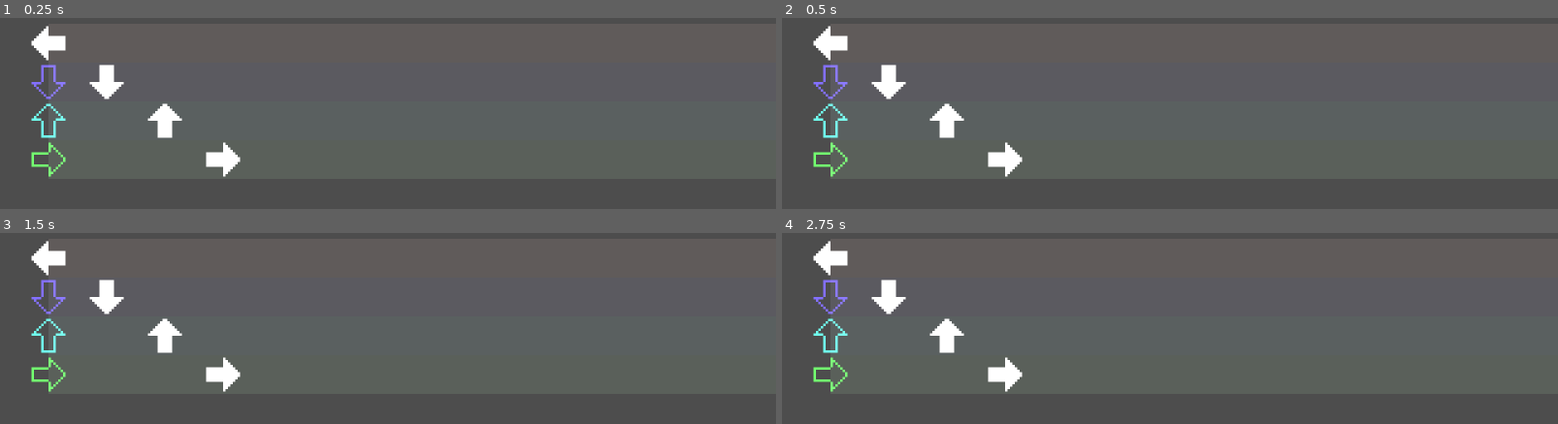
Above: before the commit, frames 1-4 (two rows, left to right).
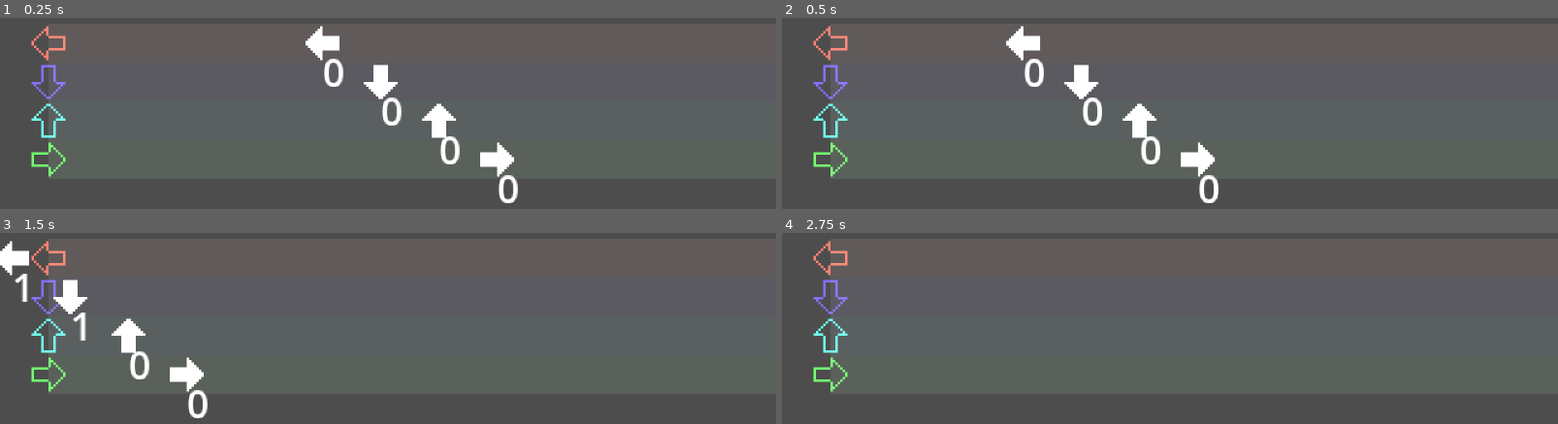
Above: after the commit, the same moments.

Repository: phoenixglasss/ghostyboys
Game: Godot game, scene res://rhythm_game/scenes/rhythm_game_test_room.tscn
The game is run twice, just before and just after one commit, with the same random seed, the same clock (stepped at 60 frames per second) and the same inputs. The project has no main scene, so this scene is started directly. Sound files missing from this copy of the repository are replaced by a short silence.
Inputs:
- Up to frame 1 (0.25 s): no input
- Up to frame 2 (0.5 s): no input
- Up to frame 3 (1.5 s): hold D (move_right) 0.53-1.28 s; hold S (move_down) from 1.28 s (still down)
- Up to frame 4 (2.75 s): release S (move_down) at 2.03 s; hold D (move_right) from 2.03 s (still down)

The runs differ from the first frame. In frame 1, 4.2% of the frame differs, in the area x 4-67%, y 4-97%; in frame 2, 4.2%; in frame 3, 4.0%; in frame 4, 1.7%.

Commit message:
chart shmoovement

Diff:
--- /dev/null
+++ b/ghosty-boys/rhythm_game/scenes/lane_judge.tscn
@@ -0,0 +1,40 @@
+[gd_scene format=3 uid="uid://cy2k516h3rmmq"]
+
+[ext_resource type="Script" uid="uid://cn24l4wfmlf1g" path="res://rhythm_game/scripts/lane_judge.gd" id="1_7roxo"]
+
+[sub_resource type="RectangleShape2D" id="RectangleShape2D_qnuma"]
+size = Vector2(28, 5.21)
+
+[sub_resource type="RectangleShape2D" id="RectangleShape2D_o2s18"]
+size = Vector2(12, 5.21)
+
+[sub_resource type="RectangleShape2D" id="RectangleShape2D_yyu3g"]
+size = Vector2(4, 5.21)
+
+[node name="LaneJudge" type="Node2D" unique_id=63747081]
+script = ExtResource("1_7roxo")
+
+[node name="Area_Okay" type="Area2D" parent="." unique_id=1794514243]
+
+[node name="CollisionShape2D" type="CollisionShape2D" parent="Area_Okay" unique_id=993550760]
+shape = SubResource("RectangleShape2D_qnuma")
+debug_color = Color(0.7, 0, 0.011666489, 0.25490198)
+
+[node name="Area_Good" type="Area2D" parent="." unique_id=1876916634]
+
+[node name="CollisionShape2D" type="CollisionShape2D" parent="Area_Good" unique_id=1529879030]
+shape = SubResource("RectangleShape2D_o2s18")
+debug_color = Color(0.7, 0.5366667, 0, 0.41960785)
+
+[node name="Area_Perfect" type="Area2D" parent="." unique_id=744787671]
+
+[node name="CollisionShape2D" type="CollisionShape2D" parent="Area_Perfect" unique_id=211857665]
+shape = SubResource("RectangleShape2D_yyu3g")
+debug_color = Color(0, 0.7, 0.35, 0.41960785)
+
+[connection signal="area_entered" from="Area_Okay" to="." method="_on_area_okay_area_entered"]
+[connection signal="area_exited" from="Area_Okay" to="." method="_on_area_okay_area_exited"]
+[connection signal="area_entered" from="Area_Good" to="." method="_on_area_good_area_entered"]
+[connection signal="area_exited" from="Area_Good" to="." method="_on_area_good_area_exited"]
+[connection signal="area_entered" from="Area_Perfect" to="." method="_on_area_perfect_area_entered"]
+[connection signal="area_exited" from="Area_Perfect" to="." method="_on_area_perfect_area_exited"]
--- a/ghosty-boys/rhythm_game/scenes/note_item.tscn
+++ b/ghosty-boys/rhythm_game/scenes/note_item.tscn
@@ -3,8 +3,18 @@
 [ext_resource type="Texture2D" uid="uid://c22u1mpyaato7" path="res://rhythm_game/art/arrow.png" id="1_3ffp5"]
 [ext_resource type="Script" uid="uid://b3em20clvhm8x" path="res://rhythm_game/scripts/note_item.gd" id="1_41fpa"]
 
-[node name="NoteItem" type="Node2D" unique_id=345099214]
+[sub_resource type="RectangleShape2D" id="RectangleShape2D_1jsb8"]
+size = Vector2(2, 4)
+
+[node name="NoteItem" type="Area2D" unique_id=1211062971]
 script = ExtResource("1_41fpa")
 
 [node name="Sprite2D" type="Sprite2D" parent="." unique_id=716031205]
 texture = ExtResource("1_3ffp5")
+
+[node name="CollisionShape2D" type="CollisionShape2D" parent="." unique_id=812215873]
+shape = SubResource("RectangleShape2D_1jsb8")
+
+[node name="Label" type="Label" parent="." unique_id=1886070785]
+offset_right = 40.0
+offset_bottom = 23.0
--- a/ghosty-boys/rhythm_game/scenes/rhythm_game_test_room.tscn
+++ b/ghosty-boys/rhythm_game/scenes/rhythm_game_test_room.tscn
@@ -5,6 +5,10 @@
 [ext_resource type="Script" uid="uid://cbwpn11qctu1p" path="res://rhythm_game/scripts/chart_display.gd" id="3_qnuma"]
 [ext_resource type="Texture2D" uid="uid://difbybu4wdn1l" path="res://rhythm_game/art/arrow_outline.png" id="4_o2s18"]
 [ext_resource type="Resource" uid="uid://umdv83j48ki5" path="res://rhythm_game/charts/chart_01.tres" id="4_yyu3g"]
+[ext_resource type="PackedScene" uid="uid://cy2k516h3rmmq" path="res://rhythm_game/scenes/lane_judge.tscn" id="6_qnuma"]
+
+[sub_resource type="RectangleShape2D" id="RectangleShape2D_1jsb8"]
+size = Vector2(51, 90)
 
 [node name="Node2D" type="Node2D" unique_id=2046574851]
 
@@ -14,8 +18,9 @@
 [node name="AudioStreamPlayer" type="AudioStreamPlayer" parent="Conductor" unique_id=912589107]
 stream = ExtResource("2_yyu3g")
 
-[node name="ChartDisplay" type="Node2D" parent="." unique_id=677731201 node_paths=PackedStringArray("lanes")]
+[node name="ChartDisplay" type="Node2D" parent="." unique_id=677731201 node_paths=PackedStringArray("conductor", "lanes")]
 script = ExtResource("3_qnuma")
+conductor = NodePath("../Conductor")
 lanes = [NodePath("HitLine/Lane_Left"), NodePath("HitLine/Lane_Down"), NodePath("HitLine/Lane_Up"), NodePath("HitLine/Lane_Right")]
 my_chart = ExtResource("4_yyu3g")
 
@@ -34,6 +39,8 @@
 offset_bottom = 8.0
 color = Color(1, 0.827451, 0.8, 0.10980392)
 
+[node name="LaneJudge" parent="ChartDisplay/HitLine/Lane_Left" unique_id=63747081 instance=ExtResource("6_qnuma")]
+
 [node name="Lane_Down" type="Node2D" parent="ChartDisplay/HitLine" unique_id=1770243530]
 position = Vector2(0, 16)
 
@@ -47,6 +54,8 @@
 offset_right = 300.0
 offset_bottom = 8.0
 color = Color(0.82666665, 0.8, 1, 0.10980392)
+
+[node name="LaneJudge" parent="ChartDisplay/HitLine/Lane_Down" unique_id=565009870 instance=ExtResource("6_qnuma")]
 
 [node name="Lane_Up" type="Node2D" parent="ChartDisplay/HitLine" unique_id=1179777212]
 position = Vector2(0, 32)
@@ -62,6 +71,8 @@
 offset_bottom = 8.0
 color = Color(0.8, 1, 0.99333334, 0.10980392)
 
+[node name="LaneJudge" parent="ChartDisplay/HitLine/Lane_Up" unique_id=1335332852 instance=ExtResource("6_qnuma")]
+
 [node name="Lane_Right" type="Node2D" parent="ChartDisplay/HitLine" unique_id=1517811816]
 position = Vector2(0, 48)
 
@@ -75,3 +86,13 @@
 offset_right = 300.0
 offset_bottom = 8.0
 color = Color(0.80333334, 1, 0.8, 0.10980392)
+
+[node name="LaneJudge" parent="ChartDisplay/HitLine/Lane_Right" unique_id=1297496270 instance=ExtResource("6_qnuma")]
+
+[node name="Notes" type="Node2D" parent="ChartDisplay/HitLine" unique_id=1049932427]
+
+[node name="NoteDespawner" type="Area2D" parent="ChartDisplay/HitLine" unique_id=1927949575]
+
+[node name="CollisionShape2D" type="CollisionShape2D" parent="ChartDisplay/HitLine/NoteDespawner" unique_id=460717831]
+position = Vector2(-46, 24)
+shape = SubResource("RectangleShape2D_1jsb8")
--- a/ghosty-boys/rhythm_game/scripts/Conductor.gd
+++ b/ghosty-boys/rhythm_game/scripts/Conductor.gd
@@ -1,4 +1,5 @@
 extends Node
+class_name Conductor
 
 @export var bpm : float = 160.0
 
@@ -18,7 +19,7 @@
 
 func _ready() -> void:
 	loop_length = _get_song_length_in_beats(audio_player.stream)
-	print("Song is " + str(loop_length) + " beats long!")
+	# print("Song is " + str(loop_length) + " beats long!")
 	audio_player.play()
 
 
@@ -35,7 +36,7 @@
 	current_measure_beat = current_total_beat % 4
 
 	if current_total_beat != last_total_beat:
-		print(str(current_total_beat) + ", (" + str(current_measure) + ": " + str(current_measure_beat) + ")")
+		# print(str(current_total_beat) + ", (" + str(current_measure) + ": " + str(current_measure_beat) + ")")
 		beat_hit.emit()
 		if current_measure_beat == 0:
 			measure_hit.emit()
--- a/ghosty-boys/rhythm_game/scripts/chart_display.gd
+++ b/ghosty-boys/rhythm_game/scripts/chart_display.gd
@@ -1,4 +1,6 @@
 extends Node2D
+
+@export var conductor : Conductor
 
 @export var lanes : Array[Node2D]
 var notes : Array[NoteData]
@@ -6,11 +8,31 @@
 
 @export var my_chart : Chart
 @onready var hit_line : Node2D = $HitLine
+@onready var notes_container : Node2D = $HitLine/Notes
+
+@export var initial_offset_beats : int = 4
+
+var lane_data : Array[Array] = []
 
 var note_item = preload("res://rhythm_game/scenes/note_item.tscn")
 
 func _ready() -> void:
+	lane_data.clear()
+	for i in 4:
+		lane_data.append([])
+
 	_load_chart(my_chart)
+
+func _process(delta: float) -> void:
+	notes_container.position.x = -conductor.get_song_position() * note_spacing + (initial_offset_beats * note_spacing)
+	print(conductor.get_song_position())
+
+
+func _input(event: InputEvent) -> void:
+	pass
+
+func _judge_note(judge_lane : int):
+	pass
 
 func _load_chart(chart : Chart):
 	notes = chart.notes
@@ -20,4 +42,7 @@
 		new_note_item.position.y = lanes[note.lane].position.y
 		new_note_item.position.x = note.beat * note_spacing
 		new_note_item.lane = note.lane
-		hit_line.add_child(new_note_item)
+		lane_data[note.lane].append(new_note_item)
+		notes_container.add_child(new_note_item)
+
+	print(lane_data)
--- /dev/null
+++ b/ghosty-boys/rhythm_game/scripts/lane_judge.gd
@@ -0,0 +1,20 @@
+extends Node2D
+
+
+func _on_area_okay_area_entered(note: NoteItem) -> void:
+	note.rating = NoteItem.Rating.OKAY
+
+func _on_area_okay_area_exited(note: NoteItem) -> void:
+	note.rating = NoteItem.Rating.MISS
+
+func _on_area_good_area_entered(note: NoteItem) -> void:
+	note.rating = NoteItem.Rating.GOOD
+
+func _on_area_good_area_exited(note: NoteItem) -> void:
+	note.rating = NoteItem.Rating.OKAY
+
+func _on_area_perfect_area_entered(note: NoteItem) -> void:
+	note.rating = NoteItem.Rating.PERFECT
+
+func _on_area_perfect_area_exited(note: NoteItem) -> void:
+	note.rating = NoteItem.Rating.GOOD
--- a/ghosty-boys/rhythm_game/scripts/note_item.gd
+++ b/ghosty-boys/rhythm_game/scripts/note_item.gd
@@ -1,6 +1,15 @@
-extends Node2D
+extends Area2D
+class_name NoteItem
 
 var lane : int = 0
+var rating : Rating = Rating.MISS
+
+enum Rating {
+	MISS, OKAY, GOOD, PERFECT
+}
+
+func _process(delta: float) -> void:
+	$Label.text = str(rating)
 
 func _ready() -> void:
 	match lane:
Not shown, added: ghosty-boys/rhythm_game/scripts/lane_judge.gd.uid
